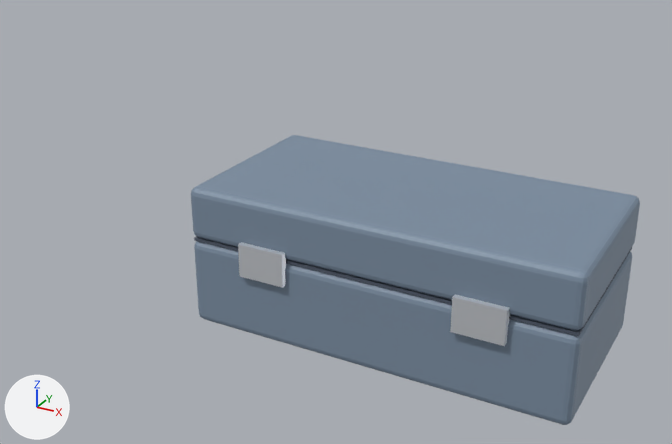
What one commit did to the glTF model fe/public/models/materials/accessory_case.glb.
One viewpoint serves both versions: a 50 mm lens placed at (0.138, -0.314, 0.196), pointed at (-0.048, 0.025, 0.027). Arrows for +X, +Y and +Z are at lower left; the lights stay in place. The first picture is the older version. Where no turn or scale is listed for an object, it has been applied to the vertices. Vertices at exactly the same position are counted once.

The older version as bpy lines, for what is in view:
```python
mat_case_shell = principled_material('case_shell')
mat_case_shell.base_color = (0.2, 0.27, 0.36)  # greyish blue #7c8ea2
mat_case_shell.roughness = 0.55
me_case_base = bpy.data.meshes.new('case_base')
me_case_base.from_pydata(...)  # 96 vertices, 188 faces; spans x -0.08..0.08, y -0.04..0.04, z 0.0..0.037
me_case_base.materials.append(mat_case_shell)  # greyish blue #7c8ea2
me_case_hinge = bpy.data.meshes.new('case_hinge')
me_case_hinge.from_pydata(...)  # a box spanning x -0.055..-0.035, y -0.0423..-0.0393, z 0.0278..0.0418; a box spanning x 0.035..0.055, y -0.0423..-0.0393, z 0.0278..0.0418
me_case_hinge.materials.append(mat_case_trim)  # white #eaedf3
me_case_lid = bpy.data.meshes.new('case_lid')
me_case_lid.from_pydata(...)  # 96 vertices, 188 faces; spans x -0.08..0.08, y -0.04..0.04, z 0.038..0.06
me_case_lid.materials.append(mat_case_shell)  # greyish blue #7c8ea2
me_case_seam = bpy.data.meshes.new('case_seam')
me_case_seam.from_pydata(...)  # 8 vertices, 12 faces; spans x -0.079..0.079, y -0.039..0.039, z 0.037..0.038
me_case_seam.materials.append(mat_case_seam)  # greyish blue #505969
ob_case_base = bpy.data.objects.new('case_base', me_case_base)
ob_case_base.location = (0.0, 0.0, 0.0)
ob_case_hinge = bpy.data.objects.new('case_hinge', me_case_hinge)
ob_case_hinge.location = (0.0, 0.0, 0.0)
ob_case_lid = bpy.data.objects.new('case_lid', me_case_lid)
ob_case_lid.location = (0.0, 0.0, 0.0)
ob_case_seam = bpy.data.objects.new('case_seam', me_case_seam)
ob_case_seam.location = (0.0, 0.0, 0.0)
```
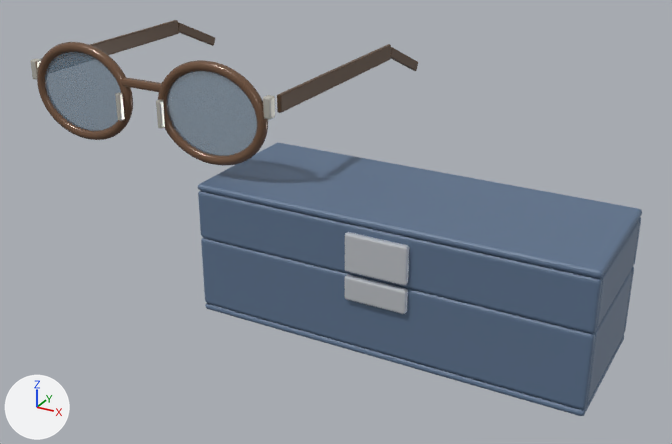
Pixel boxes (x1, y1, x2, y2) of what changed, in the pictures (672 x 444 px):
'case_lid', no longer drawn: before (191, 135, 640, 330)
'case_lid_shell', added (blue): after (198, 143, 642, 333)
'case_base', recoloured, reshaped: before (194, 241, 632, 425); after (201, 237, 634, 416)
'glasses_lens', added: after (45, 52, 257, 156)
'glasses_rim', added (brown): after (37, 42, 268, 166)
'case_clasp_lid', added: after (345, 232, 409, 285)
'temple_R', added (brown): after (277, 44, 418, 113)
'case_clasp_base', added: after (345, 275, 408, 314)
'temple_L', added (brown): after (41, 20, 215, 60)
'case_seam', deleted: before (194, 236, 632, 336)
'glasses_hinges', added: after (30, 58, 275, 120)
'glasses_pads', added: after (115, 92, 165, 129)
'glasses_bridge', added: after (120, 77, 162, 92)
part 2 of me_case_hinge, deleted: before (238, 242, 286, 288)
part 3 of me_case_hinge, deleted: before (450, 294, 510, 346)

Patch to the scene script:
```diff
--- a/fe/public/models/materials/accessory_case.glb.py
+++ b/fe/public/models/materials/accessory_case.glb.py
@@ mat_case_shell @@
 mat_case_shell = principled_material('case_shell')
-mat_case_shell.base_color = (0.2, 0.27, 0.36)  # greyish blue #7c8ea2
+mat_case_shell.base_color = (0.11, 0.17, 0.27)  # blue #5d738e
 mat_case_shell.roughness = 0.55
@@ me_case_base @@
-me_case_base.from_pydata(...)  # 96 vertices, 188 faces; spans x -0.08..0.08, y -0.04..0.04, z 0.0..0.037
+me_case_base.from_pydata(...)  # 440 vertices, 876 faces; spans x -0.083..0.083, y -0.031..0.031, z 0.0..0.034
+# me_case_base part 1: 96 vertices removed from x -0.08..0.08, y -0.04..0.04, z 0.0..0.037; 440 vertices added at x -0.083..0.083, y -0.031..0.031, z 0.0..0.034
 me_case_base.materials.append(mat_case_shell)
@@ me_case_hinge @@
-me_case_hinge.from_pydata(...)  # 16 vertices, 24 faces; spans x -0.055..0.055, y -0.0423..-0.0393, z 0.0278..0.0418
+me_case_hinge.from_pydata(...)  # 112 vertices, 216 faces; spans x -0.059..0.059, y 0.0302..0.0342, z 0.025..0.037
+# me_case_hinge part 2: 8 vertices removed from x -0.055..-0.035, y -0.0423..-0.0393, z 0.0278..0.0418
+# me_case_hinge part 3: 8 vertices removed from x 0.035..0.055, y -0.0423..-0.0393, z 0.0278..0.0418
+# other edits to the shape of me_case_hinge do not show in these pictures
 me_case_hinge.materials.append(mat_case_trim)
@@ ob_case_lid @@
-ob_case_lid = bpy.data.objects.new('case_lid', me_case_lid)
-ob_case_lid.location = (0.0, 0.0, 0.0)
+ob_case_lid = bpy.data.objects.new('case_lid', None)
+ob_case_lid.location = (0.0, 0.031, 0.034)
@@ ob_case_seam @@
-ob_case_seam = bpy.data.objects.new('case_seam', me_case_seam)
@@ ob_temple_r @@
+ob_temple_r = bpy.data.objects.new('temple_R', me_temple_r)  # 112 vertices, 216 faces; spans x -0.001..0.001, y 0.0..0.1328, z -0.0163..0.0038; in mat_glasses_temple (brown #614b38)
+ob_temple_r.location = (-0.0528, -0.0136, 0.0915)
@@ ob_temple_l @@
+ob_temple_l = bpy.data.objects.new('temple_L', me_temple_r.copy())
+ob_temple_l.location = (-0.1772, -0.017, 0.0915)
@@ ob_glasses_rim @@
+ob_glasses_rim = bpy.data.objects.new('glasses_rim', me_glasses_rim)  # 1280 vertices, 2560 faces; spans x -0.0607..0.0607, y -0.0021..0.0021, z -0.0217..0.0217; in mat_glasses_frame (brown #73553f)
+ob_glasses_rim.location = (-0.115, -0.02, 0.085)
@@ ob_glasses_pads @@
+ob_glasses_pads = bpy.data.objects.new('glasses_pads', me_glasses_pads)  # 112 vertices, 216 faces; spans x -0.0119..0.0119, y -0.005..-0.0022, z -0.0085..0.0035; in mat_glasses_hinge (white #eae7dd)
+ob_glasses_pads.location = (-0.115, -0.02, 0.085)
@@ ob_glasses_lens @@
+ob_glasses_lens = bpy.data.objects.new('glasses_lens', me_glasses_lens)  # a UV sphere (40 segments, 16 rings, poles along z) spanning x -0.0585..-0.0095, y -0.0011..0.0011, z -0.0195..0.0195; a UV sphere (40 segments, 16 rings, poles along z) spanning x 0.0095..0.0585, y -0.0011..0.0011, z -0.0195..0.0195; in mat_glasses_lens (blue #768ea2)
+ob_glasses_lens.location = (-0.115, -0.02, 0.085)
@@ ob_glasses_hinges @@
+ob_glasses_hinges = bpy.data.objects.new('glasses_hinges', me_glasses_hinges)  # 112 vertices, 216 faces; spans x -0.0632..0.0632, y -0.0014..0.0026, z 0.002..0.011; in mat_glasses_hinge (white #eae7dd)
+ob_glasses_hinges.location = (-0.115, -0.02, 0.085)
@@ ob_glasses_bridge @@
+ob_glasses_bridge = bpy.data.objects.new('glasses_bridge', me_glasses_bridge)  # 56 vertices, 108 faces; spans x -0.0125..0.0125, y -0.002..0.002, z 0.0057..0.0093; in mat_glasses_frame (brown #73553f)
+ob_glasses_bridge.location = (-0.115, -0.02, 0.085)
@@ ob_case_lid_shell @@
+ob_case_lid_shell = bpy.data.objects.new('case_lid_shell', me_case_lid_shell)  # 456 vertices, 896 faces; spans x -0.083..0.083, y -0.062..0.0, z 0.0..0.024; in mat_case_shell (blue #5d738e)
+ob_case_lid_shell.location = (0.0, 0.031, 0.034)
@@ ob_case_clasp_lid @@
+ob_case_clasp_lid = bpy.data.objects.new('case_clasp_lid', me_case_clasp_lid)  # 56 vertices, 108 faces; spans x -0.013..0.013, y -0.064..-0.0612, z 0.002..0.018; in mat_case_trim (white #eaedf3)
+ob_case_clasp_lid.location = (0.0, 0.031, 0.034)
@@ ob_case_clasp_base @@
+ob_case_clasp_base = bpy.data.objects.new('case_clasp_base', me_case_clasp_base)  # 56 vertices, 108 faces; spans x -0.013..0.013, y -0.033..-0.0302, z 0.024..0.034; in mat_case_trim (white #eaedf3)
+ob_case_clasp_base.location = (0.0, 0.0, 0.0)
```
